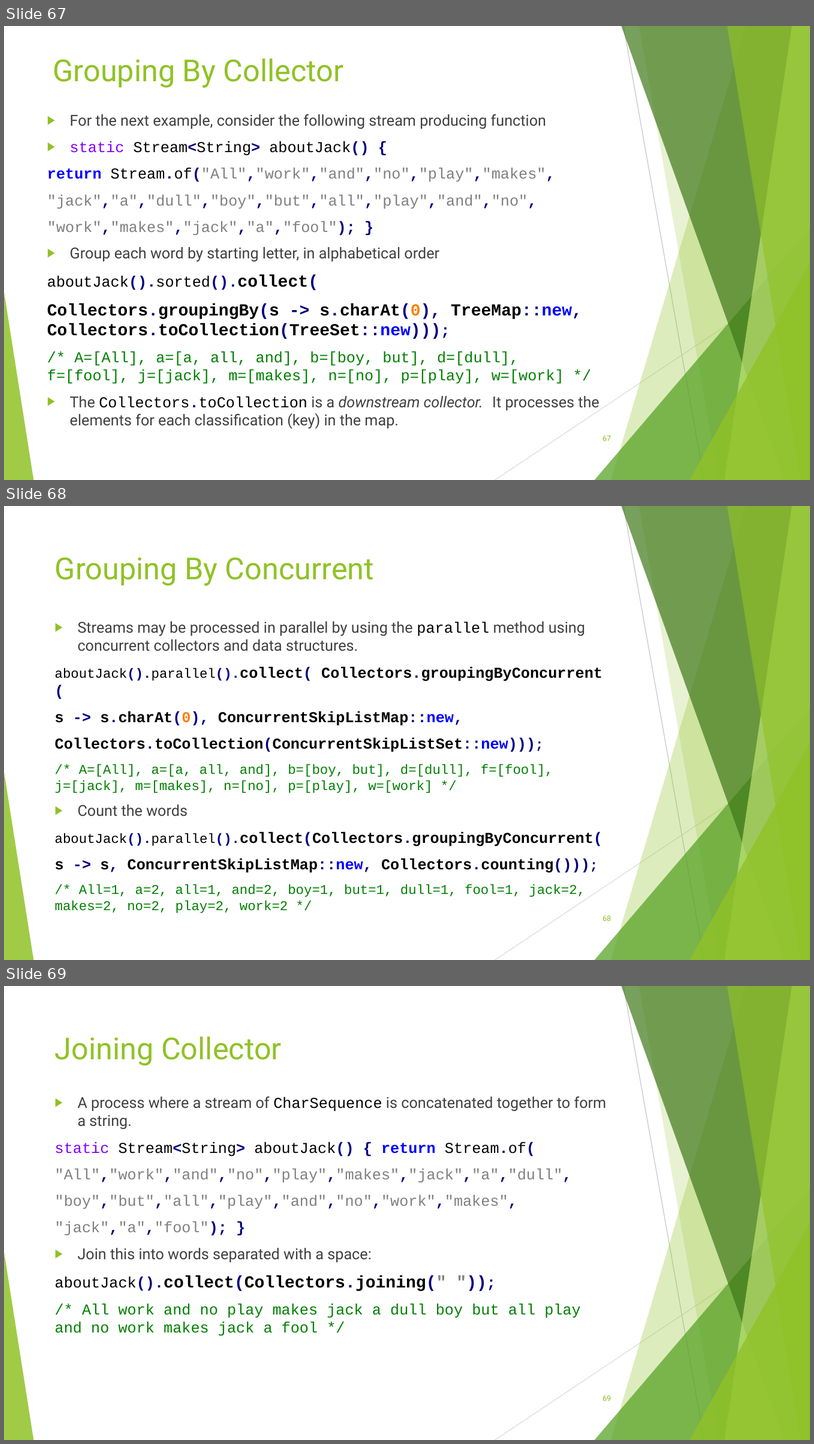
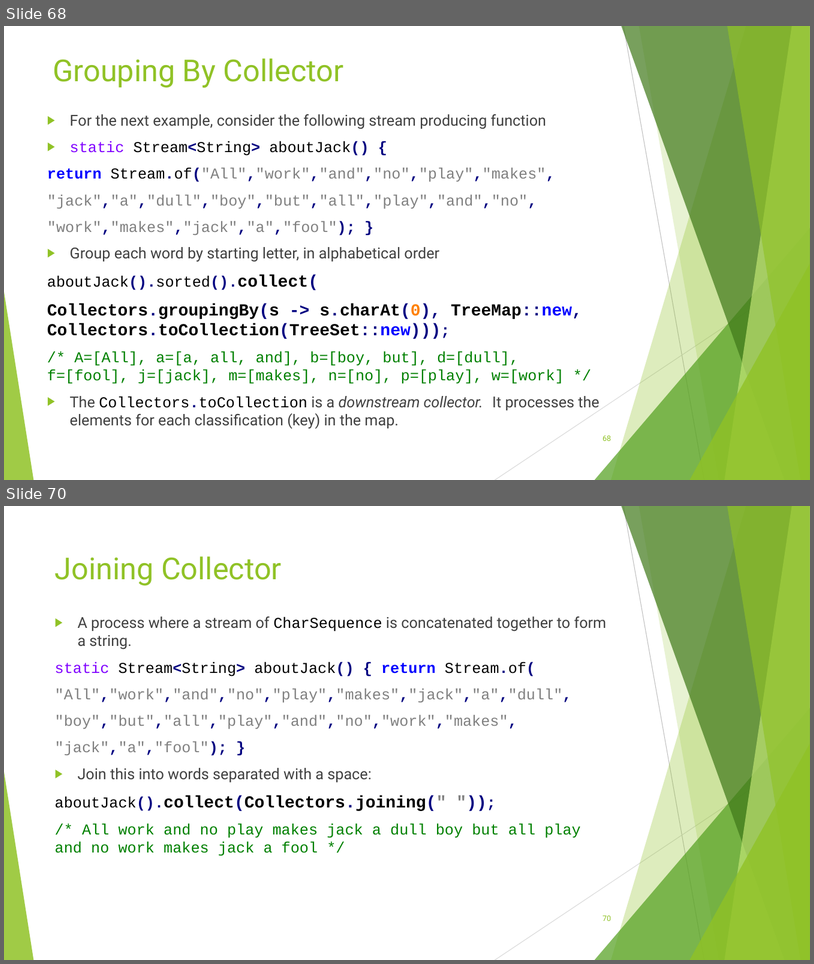
Before and after one commit to RichardRoda/2017-CodePaLOUsa-Lambda, a slide deck: Learning to Love the Lambda in the Stream.pptx. Shown one above the other, each under a label of ours: slides 67, 68 and 69 before the commit, slides 68 and 70 after it; the slides between them are not shown. The pictures are 814x1444 and 814x964 pixels, drawn with LibreOffice and Linux fonts; fonts in the diff are those of the drawing. Boxes give left, top, right and bottom in pixels: in the first picture for what was removed or moved away, otherwise in the second. Text is boxed around its words. In the diff, an @@ line names an element or a change of style, - is before the commit and + after.

Commit message:
Add "toMap" collector to slides.  Consolidate the existing "groupingBy" concurrent collector slide into one that mentions that concurrent versions of toConcurrentMap and groupingByConcurrent are available.

```diff
--- a/Learning to Love the Lambda in the Stream.pptx
+++ b/Learning to Love the Lambda in the Stream.pptx
@@ slide 68 removed at (4, 506, 810, 960), background #FFFFFF; not listed: 10 template elements that a slide beside it also shows @@
@@ title removed at (55, 557, 374, 586) @@
-Grouping By Concurrent
@@ text removed at (55, 621, 603, 913) @@
-▶ Streams may be processed in parallel by using the parallel method using concurrent collectors and data structures.
-aboutJack().parallel().collect( Collectors.groupingByConcurrent(
-s -> s.charAt(0), ConcurrentSkipListMap::new,
-Collectors.toCollection(ConcurrentSkipListSet::new)));
-/* A=[All], a=[a, all, and], b=[boy, but], d=[dull], f=[fool], j=[jack], m=[makes], n=[no], p=[play], w=[work] */
-▶ Count the words
-aboutJack().parallel().collect(Collectors.groupingByConcurrent(
-s -> s, ConcurrentSkipListMap::new, Collectors.counting()));
-/* All=1, a=2, all=1, and=2, boy=1, but=1, dull=1, fool=1, jack=2, makes=2, no=2, play=2, work=2 */
@@ page number removed at (603, 915, 611, 921) @@
-68
@@ what was slide 67 is now slide 68 @@
@@ page number at (603, 435, 611, 441): text changed @@
-67
+68
@@ what was slide 69 is now slide 70 @@
@@ page number at (603, 915, 611, 921): text changed @@
-69
+70
```
Also in this commit, not shown: 1 slide changed, 2 slides added, 1 other file.
